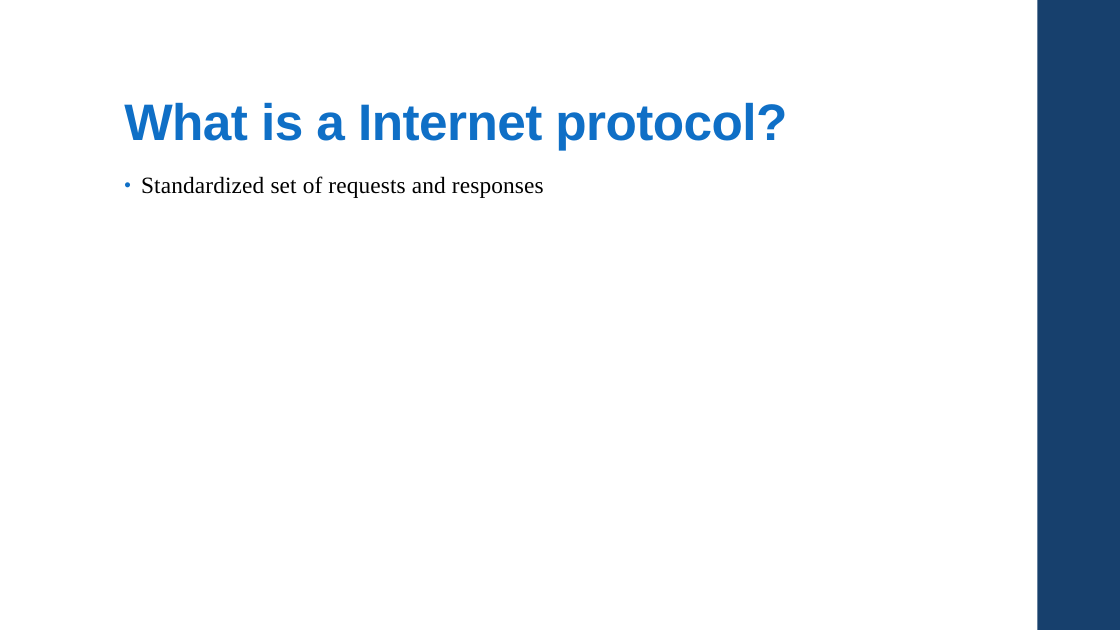
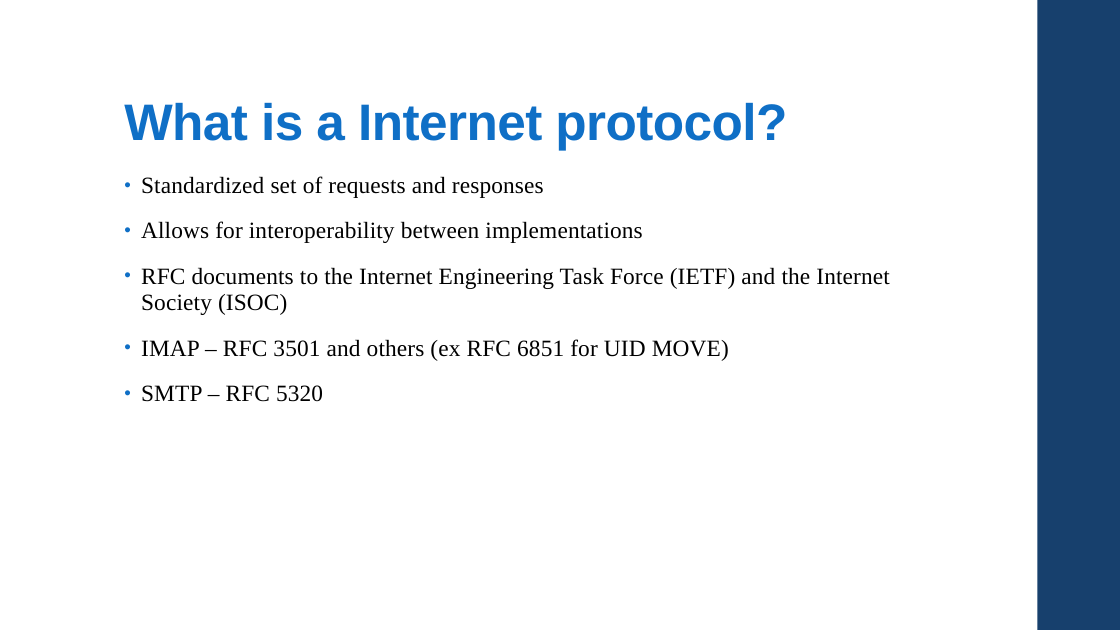
Before and after one commit to csc4350adept/csc4350, a slide deck: slide 4 of Documentation/Pres - Copy.pptx. Drawn at 1120x630 pixels with LibreOffice and Linux fonts; fonts in the diff are those of the drawing. Boxes give left, top, right and bottom in pixels: in the first picture for what was removed or moved away, otherwise in the second. Text is boxed around its words. In the diff, an @@ line names an element or a change of style, - is before the commit and + after.

```diff
--- a/Documentation/Pres - Copy.pptx
+++ b/Documentation/Pres - Copy.pptx
@@ text at <box>141,221,889,402</box>: paragraphs added @@
+• Allows for interoperability between implementations
+• RFC documents to the Internet Engineering Task Force (IETF) and the Internet Society (ISOC)
+• IMAP – RFC 3501 and others (ex RFC 6851 for UID MOVE)
+• SMTP – RFC 5320
```
Also in this commit, not shown: 2 slides added, 5 other files.
